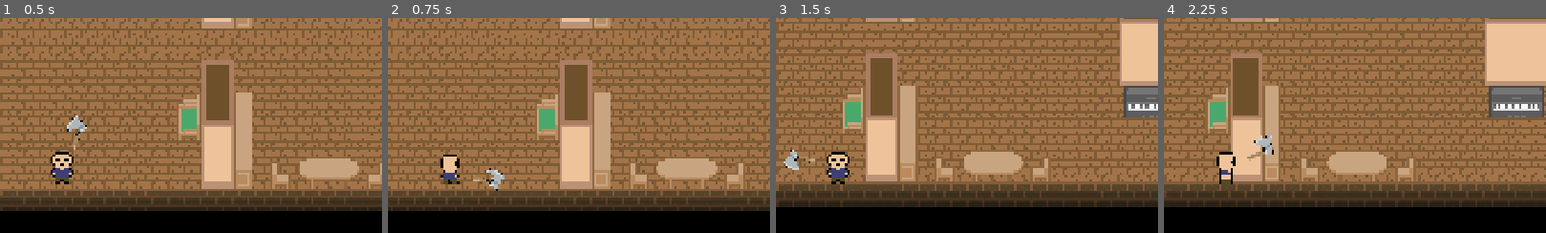
Above: before the commit, frames 1-4 (left to right).
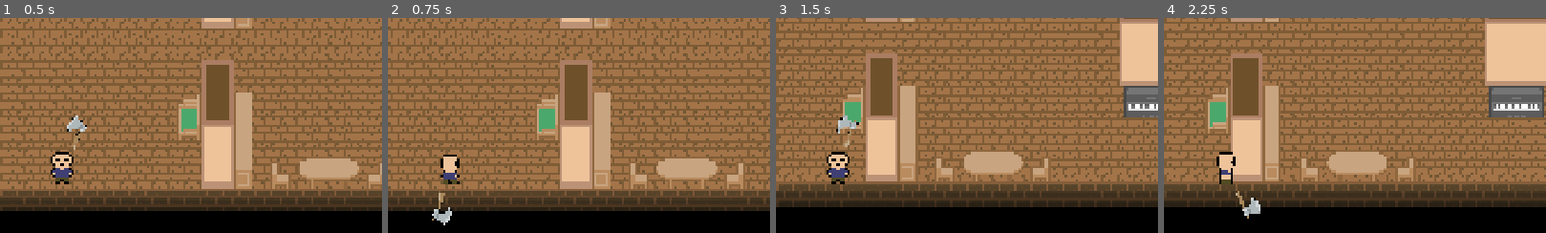
Above: after the commit, the same moments.

Repository: c-bejar/Night-of-the-Black-Spirits
Game: Godot game, scene res://Areas/House/house.tscn
Same seed, same stepped clock (60 frames per second), same inputs: the game is played once before the commit and once after it.
Inputs (mouse positions are % of the whole screen's width and height, from its top left):
- Up to frame 1 (0.5 s): no input
- Up to frame 2 (0.75 s): tap Enter at 0.5 s; move the mouse to (72, 45) at 0.52 s; hold D (move_right) from 0.53 s (still down); click (72, 45) at 0.6 s
- Up to frame 3 (1.5 s): move the mouse to (30, 55) at 1.27 s; release D (move_right) at 1.28 s; hold S (move_down) from 1.28 s (still down); click (30, 55) at 1.35 s
- Up to frame 4 (2.25 s): move the mouse to (60, 28) at 2.02 s; release S (move_down) at 2.03 s; hold D (move_right) from 2.03 s (still down); click (60, 28) at 2.1 s
The pictures show only the part of the screen within x 42-92%, y 15-65%; the shares and areas given below are measured in that part.

Frame 1 is identical in both runs. In frame 2, 0.6% of the frame differs, in the area x 11-31%, y 69-97%; in frame 3, 0.6%; in frame 4, 0.7%, in the area x 18-29%, y 54-94%.

Commit message:
add: area2d for tv detection + rotation point

Diff:
--- a/Entities/Player/player.tscn
+++ b/Entities/Player/player.tscn
@@ -243,7 +243,7 @@
 states/Move/node = SubResource("AnimationNodeBlendSpace2D_x1y6q")
 states/Move/position = Vector2(367, 9.400002)
 transitions = ["Move", "Idle", SubResource("AnimationNodeStateMachineTransition_lu8i8"), "Idle", "Move", SubResource("AnimationNodeStateMachineTransition_tekja"), "Start", "Idle", SubResource("AnimationNodeStateMachineTransition_3uyv8")]
-graph_offset = Vector2(34, -69)
+graph_offset = Vector2(81, -44)
 
 [sub_resource type="ShaderMaterial" id="ShaderMaterial_4wf4l"]
 shader = ExtResource("3_tekja")
@@ -279,9 +279,25 @@
 position = Vector2(0, 1)
 scale = Vector2(-1, 1)
 
-[node name="Sprite2D2" type="Sprite2D" parent="Rotation Point"]
+[node name="AnimationRotation" type="Node2D" parent="Rotation Point"]
+
+[node name="Sprite2D2" type="Sprite2D" parent="Rotation Point/AnimationRotation"]
 material = SubResource("ShaderMaterial_4wf4l")
 position = Vector2(-19, 7)
 rotation = -2.6179938
 scale = Vector2(0.02, 0.02)
 texture = ExtResource("4_5c2io")
+
+[node name="TVDetection" type="Area2D" parent="Rotation Point"]
+position = Vector2(0, -1)
+rotation = 3.1415927
+scale = Vector2(1, -1)
+collision_layer = 16
+collision_mask = 8
+
+[node name="CollisionPolygon2D" type="CollisionPolygon2D" parent="Rotation Point/TVDetection"]
+position = Vector2(0, -4)
+polygon = PackedVector2Array(17, -2, 14, -12, 24, -2, 28, 6, 25, 14, 14, 24, 17, 14, 19, 6)
+
+[connection signal="body_entered" from="Rotation Point/TVDetection" to="." method="_on_tv_detection_body_entered"]
+[connection signal="body_exited" from="Rotation Point/TVDetection" to="." method="_on_tv_detection_body_exited"]
